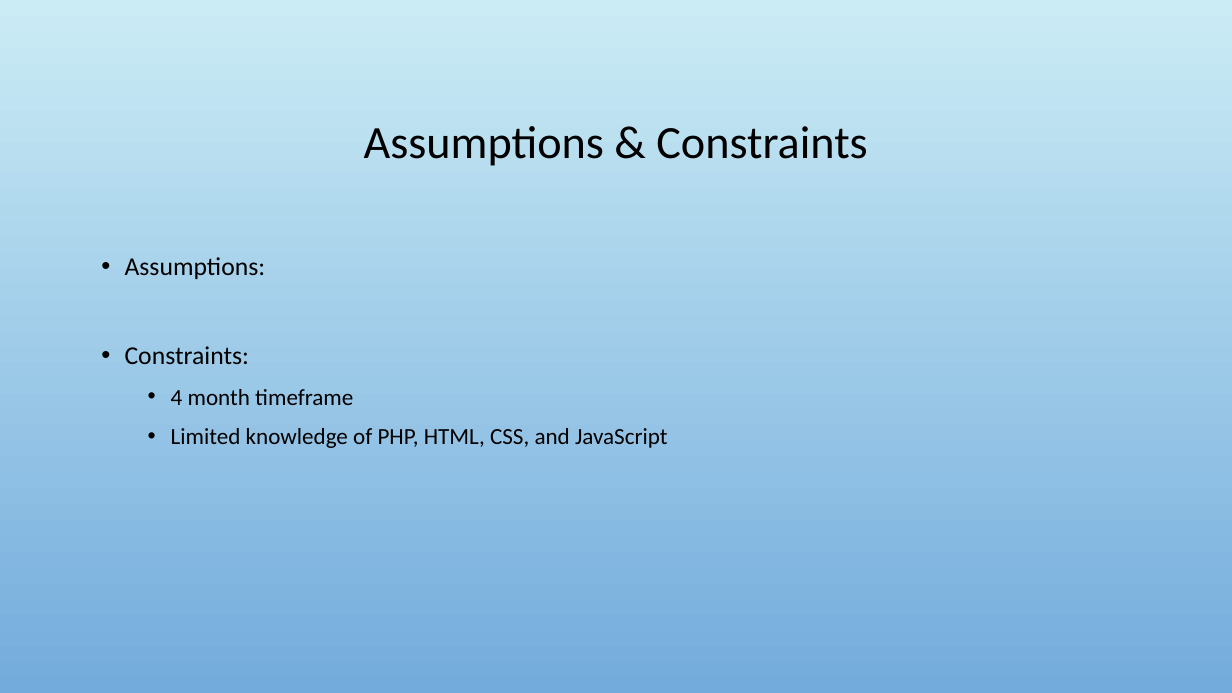
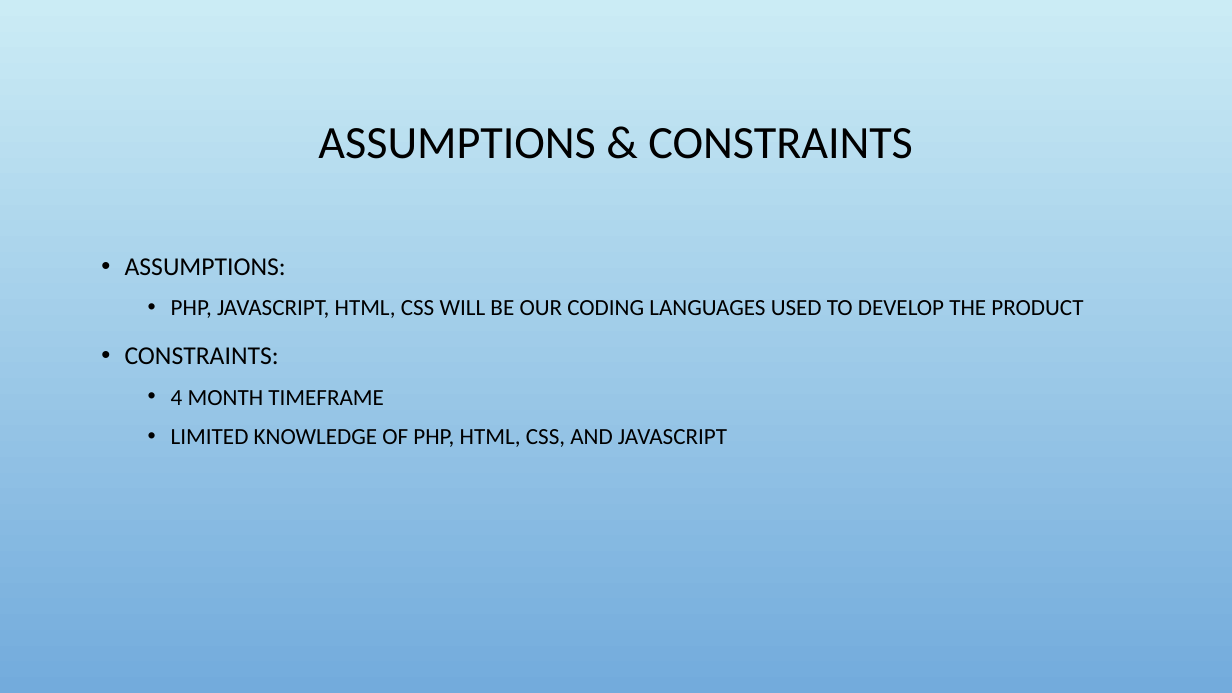
Before and after one commit to Jacobchapman99/ENSE-374-Group07-Project, a slide deck: slide 6 of Milestone4/Milestone 4.ppt. Drawn at 1232x693 pixels with LibreOffice and Linux fonts; fonts in the diff are those of the drawing; background and template pictures are left out. Boxes give left, top, right and bottom in pixels: in the first picture for what was removed or moved away, otherwise in the second. Text is boxed around its words. In the diff, an @@ line names an element or a change of style, - is before the commit and + after.

```diff
--- a/Milestone4/Milestone 4.ppt
+++ b/Milestone4/Milestone 4.ppt
@@ title at (x1=318, y1=128, x2=913, y2=159): text changed @@
-Assumptions & Constraints
+ASSUMPTIONS & CONSTRAINTS
@@ text at (x1=125, y1=258, x2=1083, y2=447): text changed @@
-• Assumptions:
-• Constraints:
-  • 4 month timeframe
-  • Limited knowledge of PHP, HTML, CSS, and JavaScript
+• ASSUMPTIONS:
+  • PHP, JAVASCRIPT, HTML, CSS WILL BE OUR CODING LANGUAGES USED TO DEVELOP THE PRODUCT
+• CONSTRAINTS:
+  • 4 MONTH TIMEFRAME
+  • LIMITED KNOWLEDGE OF PHP, HTML, CSS, AND JAVASCRIPT
```
Also in this commit, not shown: 18 other slides changed.
